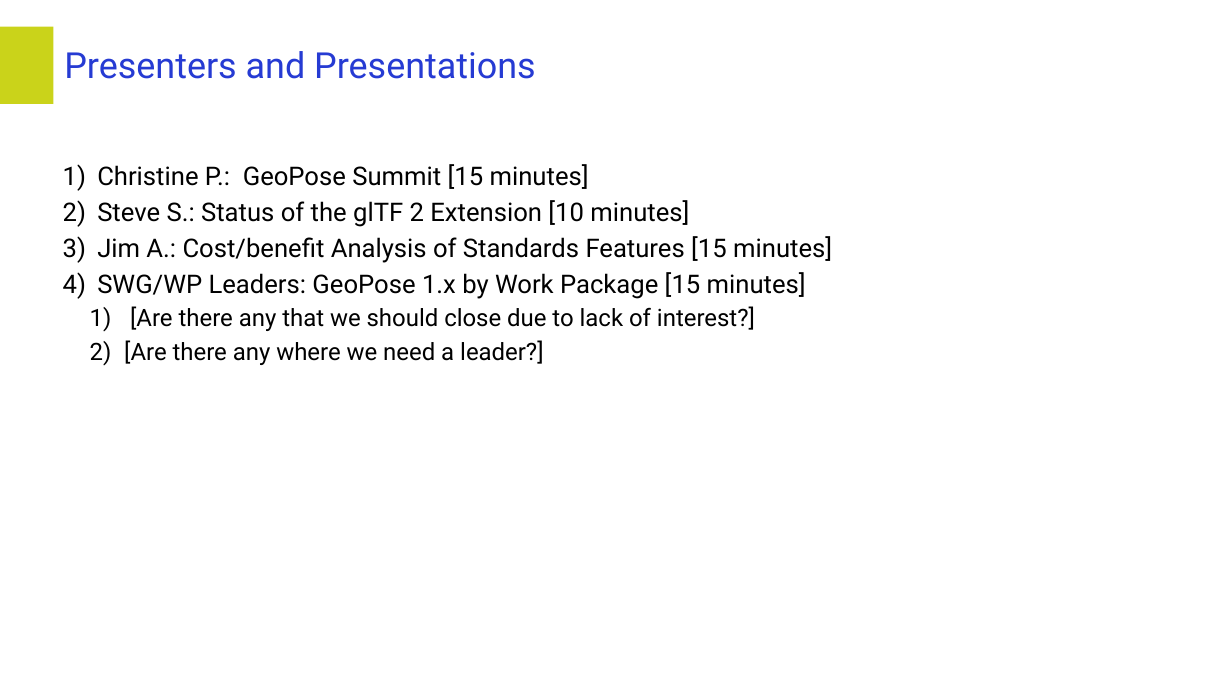
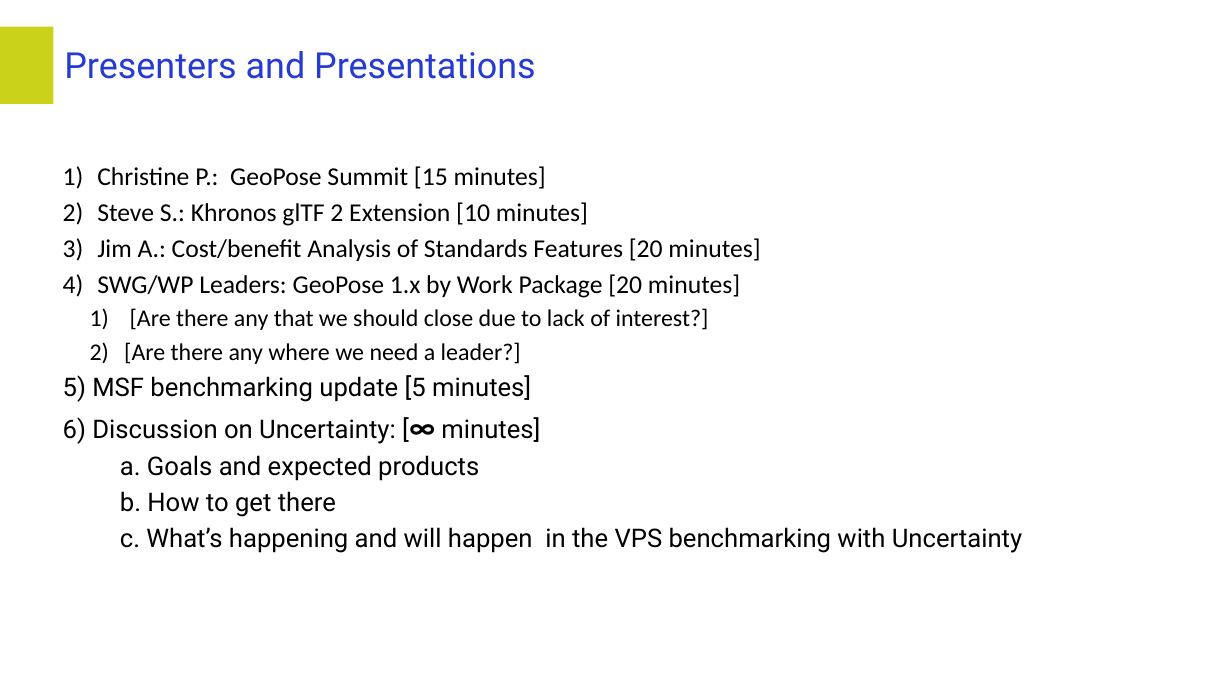
Before and after one commit to opengeospatial/GeoPose, a slide deck: slide 6 of Presentations/Boulder_2025/2025_October_Chair_Slides_GeoPoseSWG.pptx. Drawn at 1232x693 pixels with LibreOffice and Linux fonts; fonts in the diff are those of the drawing; background and template pictures are left out. Boxes give left, top, right and bottom in pixels: in the first picture for what was removed or moved away, otherwise in the second. Text is boxed around its words. In the diff, an @@ line names an element or a change of style, - is before the commit and + after.

Commit message:
Updated presentations

```diff
--- a/Presentations/Boulder_2025/2025_October_Chair_Slides_GeoPoseSWG.pptx
+++ b/Presentations/Boulder_2025/2025_October_Chair_Slides_GeoPoseSWG.pptx
@@ text at [97,166,709,364]: font Roboto to Calibri in "Christine P.: GeoPose Summit [15 minutes]", "[Are there any that we should close ...", "[Are there any where we need a ..." @@
@@ text at [97,202,760,298]: text changed; font Roboto to Calibri @@
-2) Steve S.: Status of the glTF 2 Extension [10 minutes]
-3) Jim A.: Cost/benefit Analysis of Standards Features [15 minutes]
-4) SWG/WP Leaders: GeoPose 1.x by Work Package [15 minutes]
+2) Steve S.: Khronos glTF 2 Extension [10 minutes]
+3) Jim A.: Cost/benefit Analysis of Standards Features [20 minutes]
+4) SWG/WP Leaders: GeoPose 1.x by Work Package [20 minutes]
@@ text at [63,375,1022,553]: paragraphs added @@
+5) MSF benchmarking update [5 minutes]
+6) Discussion on Uncertainty: [∞ minutes]
+a. Goals and expected products
+b. How to get there
+c. What’s happening and will happen in the VPS benchmarking with Uncertainty
```
Also in this commit, not shown: 2 other slides changed, 1 other file.
